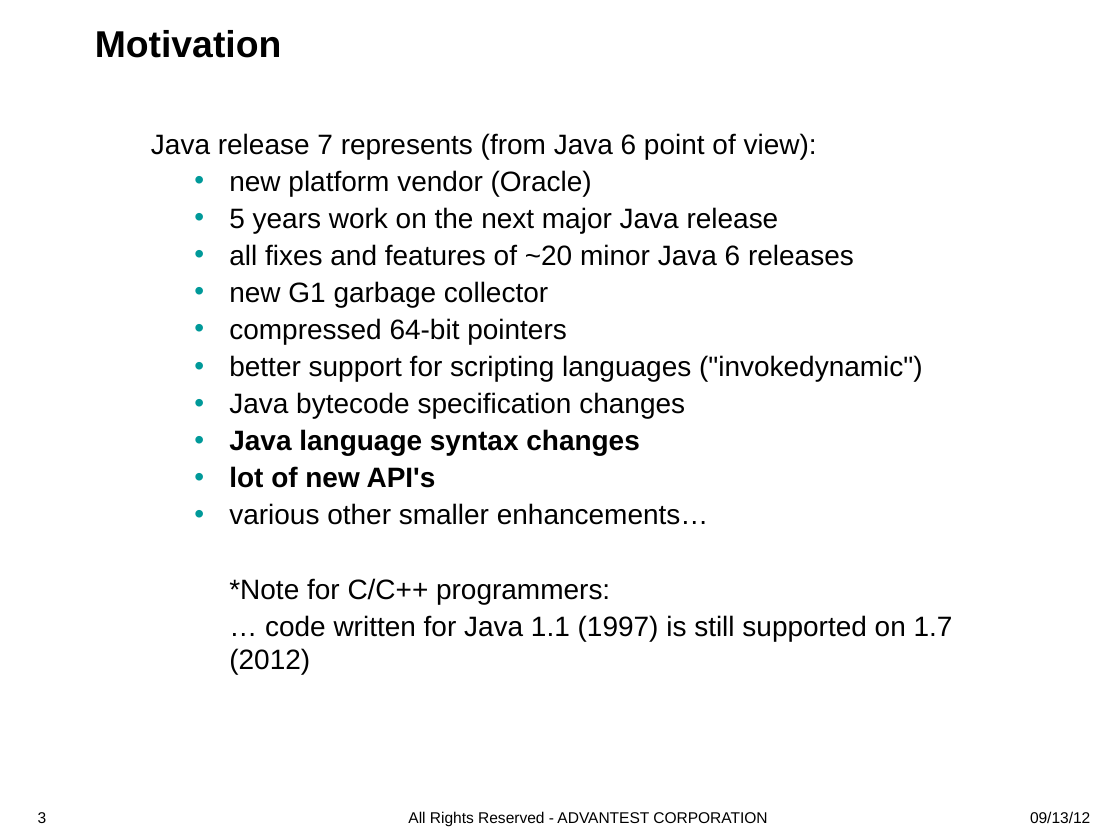
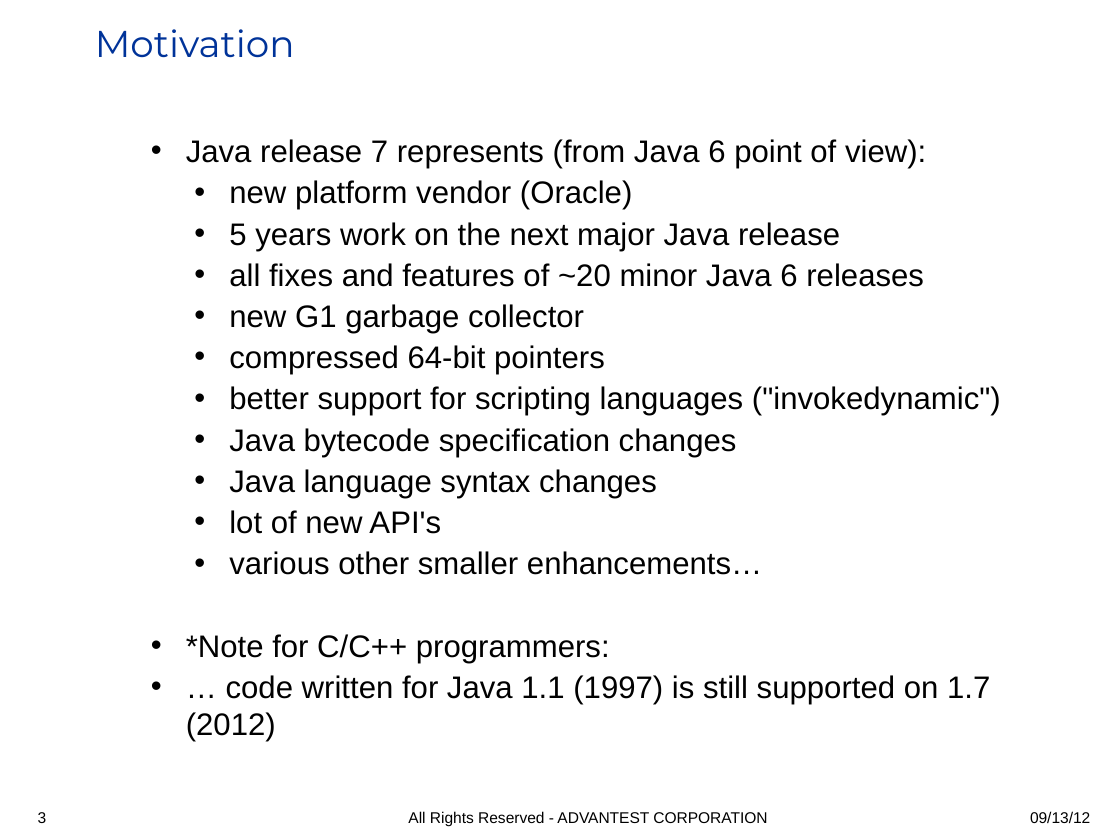
Before and after one commit to iloveeclipse/java7examples, a slide deck: slide 3 of doc/Java7_highlights.ppt. Drawn at 1120x840 pixels with LibreOffice and Linux fonts; fonts in the diff are those of the drawing; background and template pictures are left out. Boxes give left, top, right and bottom in pixels: in the first picture for what was removed or moved away, otherwise in the second. Text is boxed around its words. In the diff, an @@ line names an element or a change of style, - is before the commit and + after.

```diff
--- a/doc/Java7_highlights.ppt
+++ b/doc/Java7_highlights.ppt
@@ text "Motivation" at <box>95,29,295,58</box>: font Arial to Montserrat, text colour #000000 to #003399, bold off @@
@@ text "Java release 7 represents (from ..." at <box>186,139,1001,742</box>: size 18 to 20 pt; bold off in "Java language syntax changes", "lot of new API's"; bullet none to •; bullet colour #009999 to #000000; vertical alignment top to middle @@
```
Also in this commit, not shown: 10 other slides changed, 5 slides added, 1 other file.
